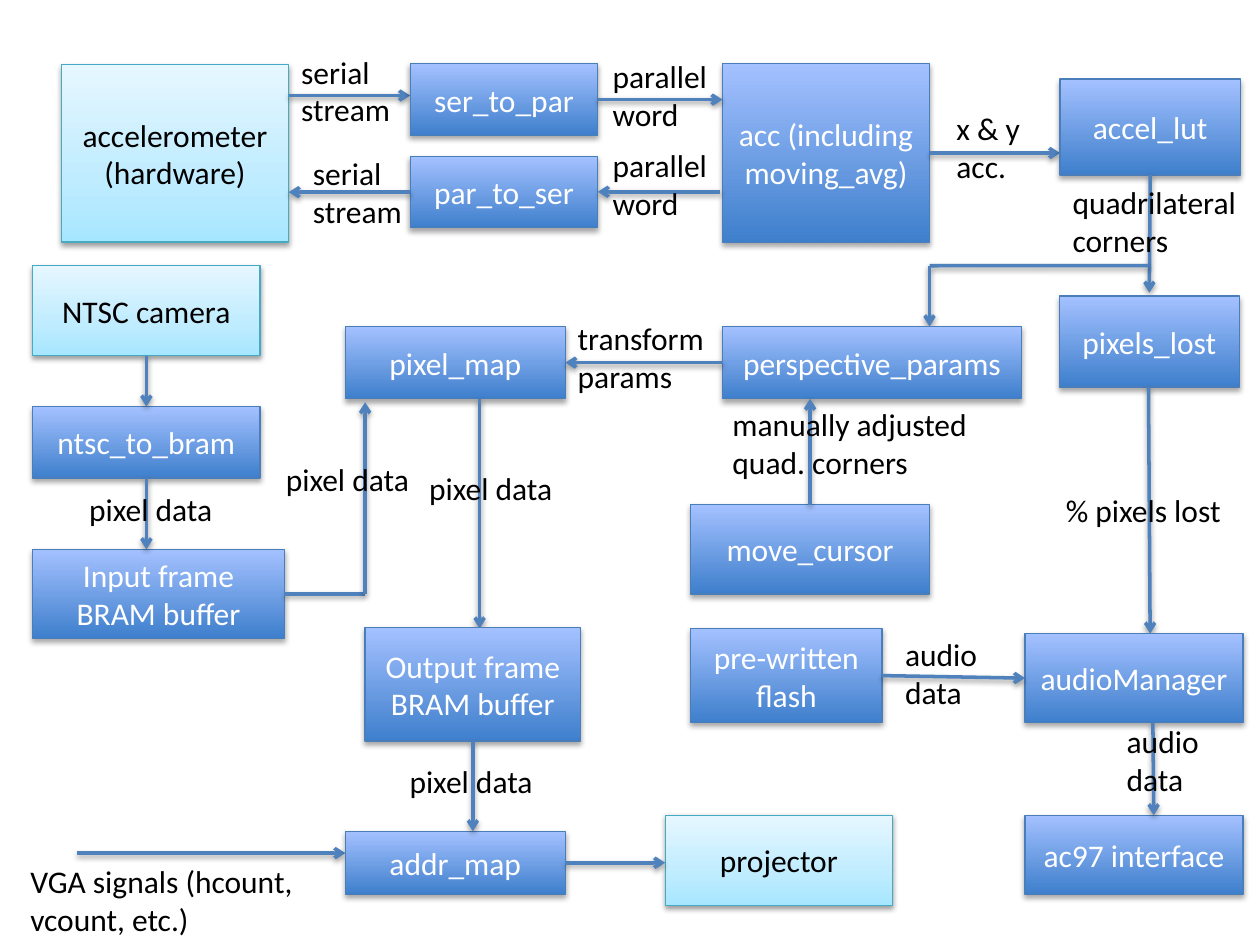
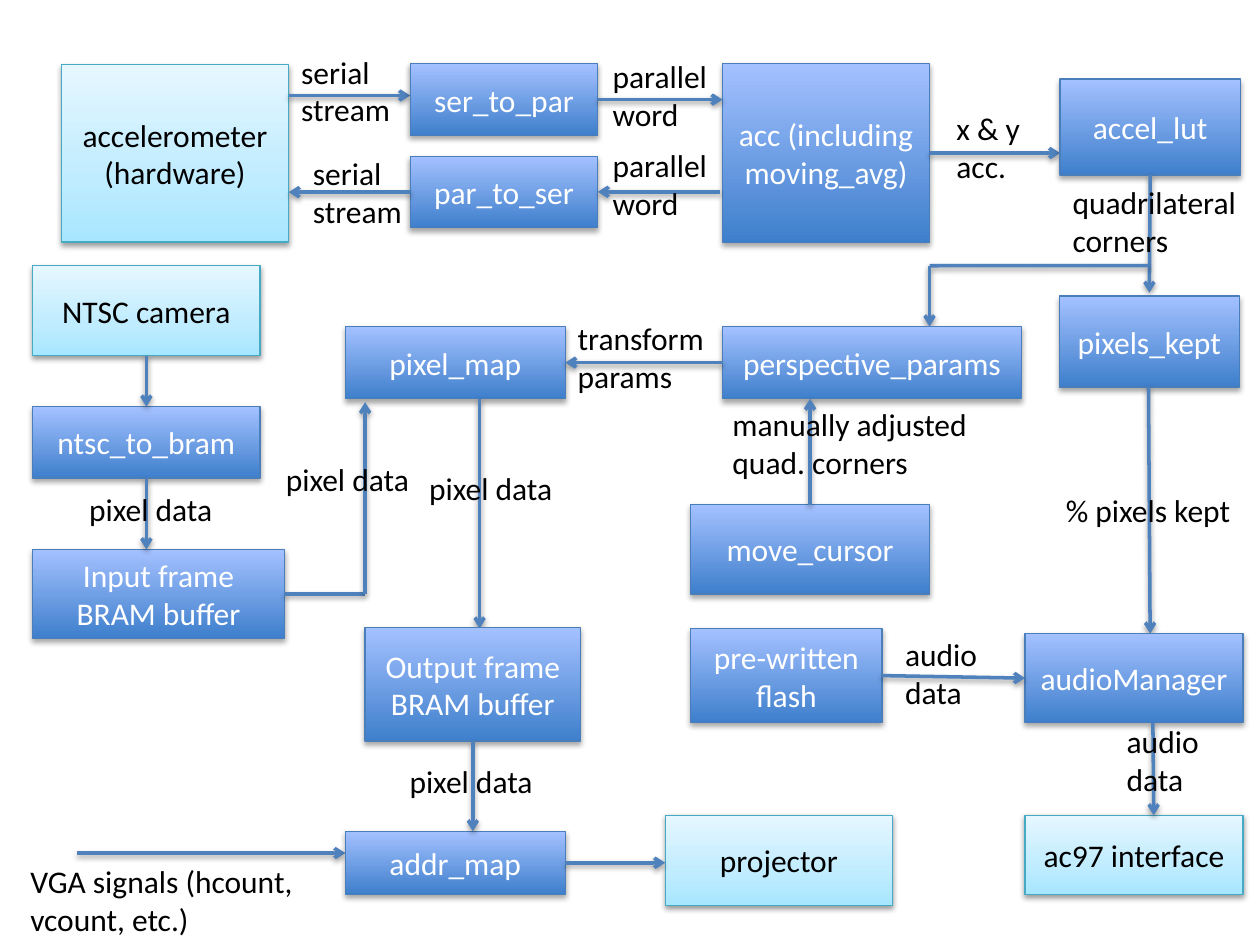
Before and after one commit to gajjanag/6111_Project, a slide deck: slide 1 of doc/proj_report/img/block_diag.pptx. Drawn at 1260x945 pixels with LibreOffice and Linux fonts; fonts in the diff are those of the drawing. Boxes give left, top, right and bottom in pixels: in the first picture for what was removed or moved away, otherwise in the second. Text is boxed around its words. In the diff, an @@ line names an element or a change of style, - is before the commit and + after.

```diff
--- a/doc/proj_report/img/block_diag.pptx
+++ b/doc/proj_report/img/block_diag.pptx
@@ text in rectangle at box(1078, 332, 1221, 359): text changed @@
-pixels_lost
+pixels_kept
@@ text at box(1095, 495, 1230, 529): text changed @@
-% pixels lost
+% pixels kept
@@ rectangle "ac97 interface" at box(1026, 815, 1244, 895): text colour #FFFFFF to #000000; fill gradient #3F80CE to #A4C4FF to gradient #A7E6FF to #C1EDFF to #E7F8FF; outline #4B7EBC 0.75 pt to #46AAC5 0.75 pt; shadow changed @@
```
Also in this commit, not shown: 2 other files.
